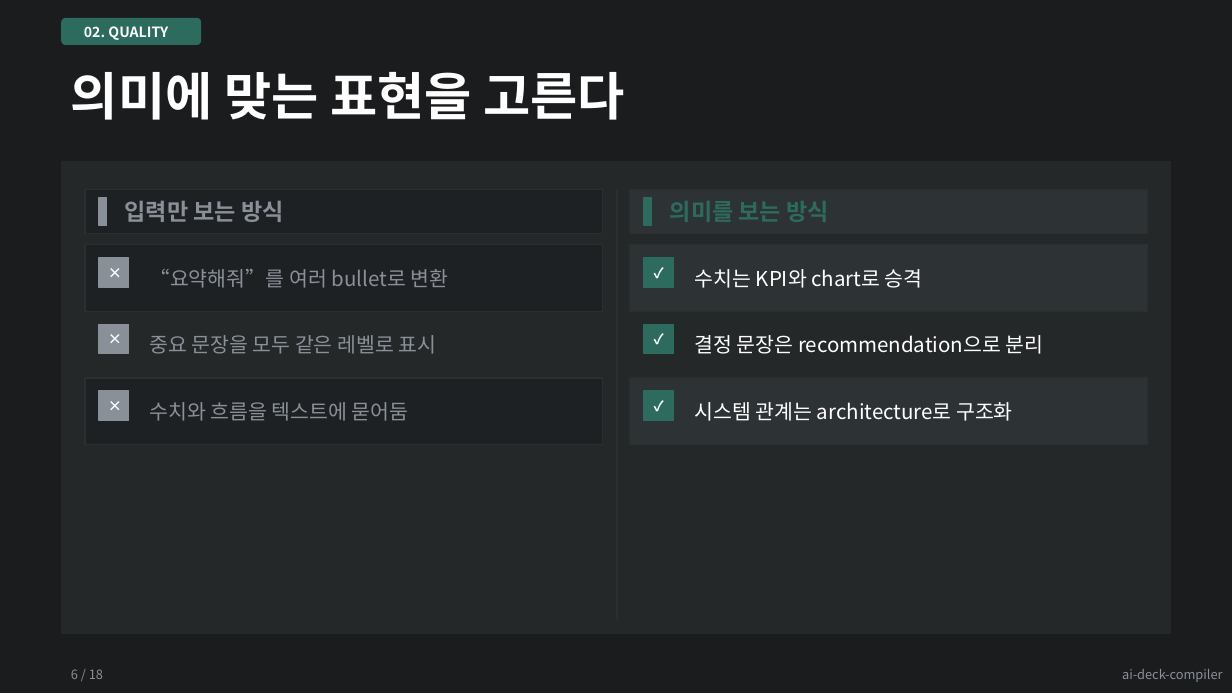
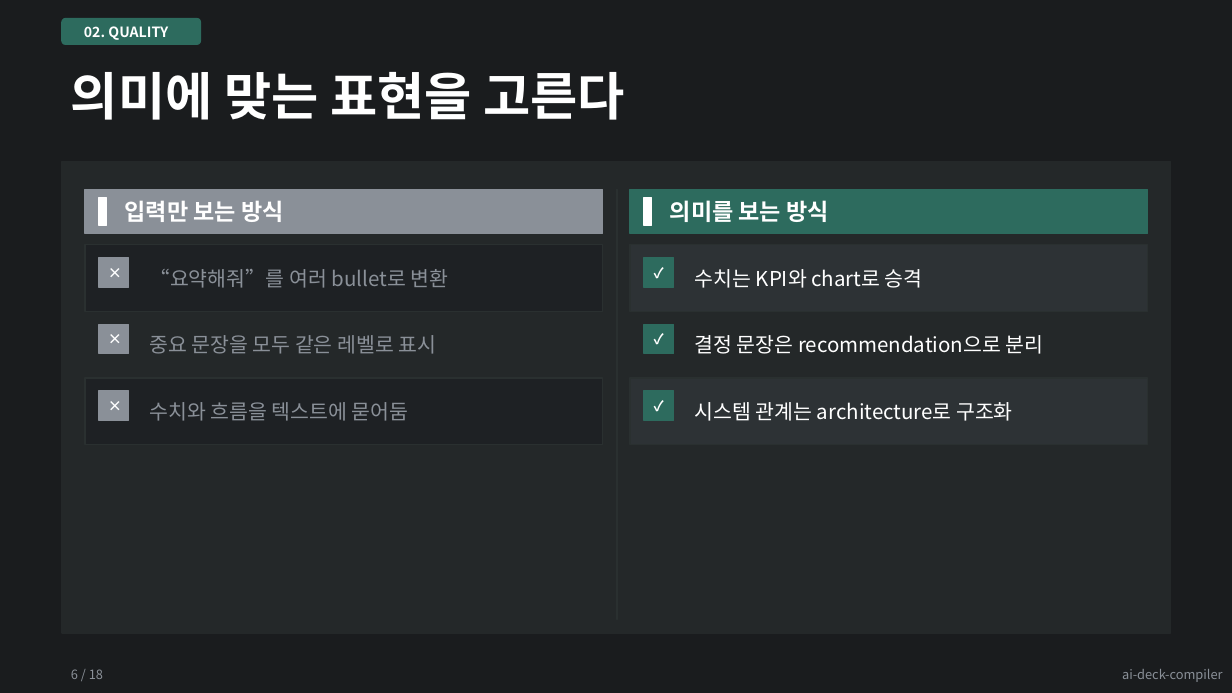
Before and after one commit to kyungseo/ai-deck-compiler, a slide deck: slide 6 of examples/results/showcase-teal-dark.pptx. Drawn at 1232x693 pixels with LibreOffice and Linux fonts; fonts in the diff are those of the drawing. Boxes give left, top, right and bottom in pixels: in the first picture for what was removed or moved away, otherwise in the second. Text is boxed around its words. In the diff, an @@ line names an element or a change of style, - is before the commit and + after.

```diff
--- a/examples/results/showcase-teal-dark.pptx
+++ b/examples/results/showcase-teal-dark.pptx
@@ rectangle at box(85, 189, 603, 234): fill #1E2124 to #8A9098; outline #2A3030 1 pt to #8A9098 1 pt @@
@@ rectangle at box(99, 198, 106, 226): fill #8A9098 to #FFFFFF; outline #8A9098 1 pt to #FFFFFF 1 pt @@
@@ text "입력만 보는 방식" at box(125, 201, 284, 222): text colour #8A9098 to #FFFFFF @@
@@ rectangle at box(630, 189, 1148, 234): fill #2D3235 to #2D6B5E; outline #2A3030 1 pt to #2D6B5E 1 pt @@
@@ rectangle at box(644, 198, 652, 226): fill #2D6B5E to #FFFFFF; outline #2D6B5E 1 pt to #FFFFFF 1 pt @@
@@ text "의미를 보는 방식" at box(670, 200, 829, 222): text colour #2D6B5E to #FFFFFF @@
```
Also in this commit, not shown: 9 other files.
